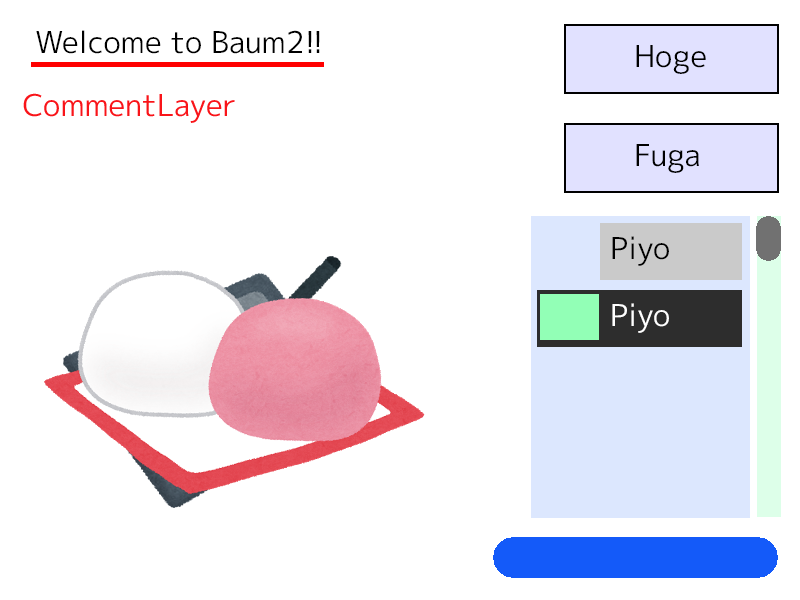
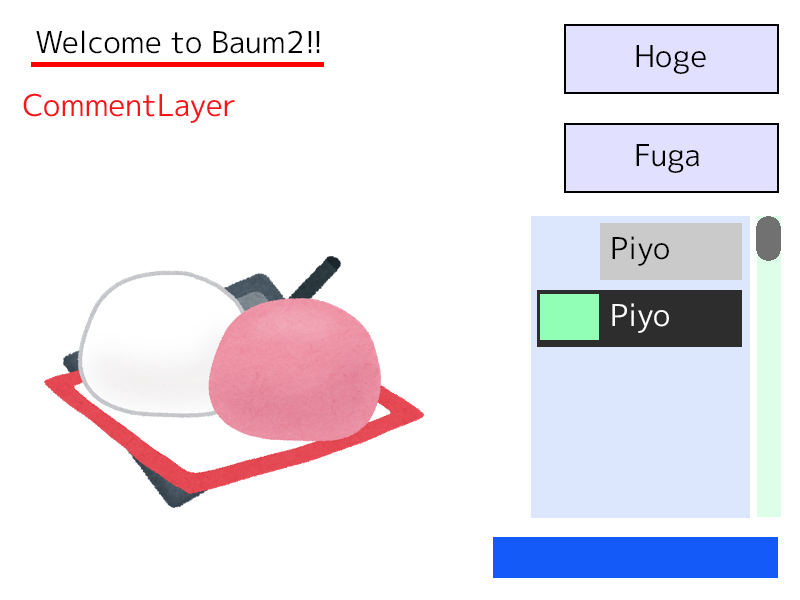
Revision of a layered 800 x 600 image; what changed, layer by layer:
pixels changed over (x1=493, y1=537, x2=778, y2=578) (layer not identified)
